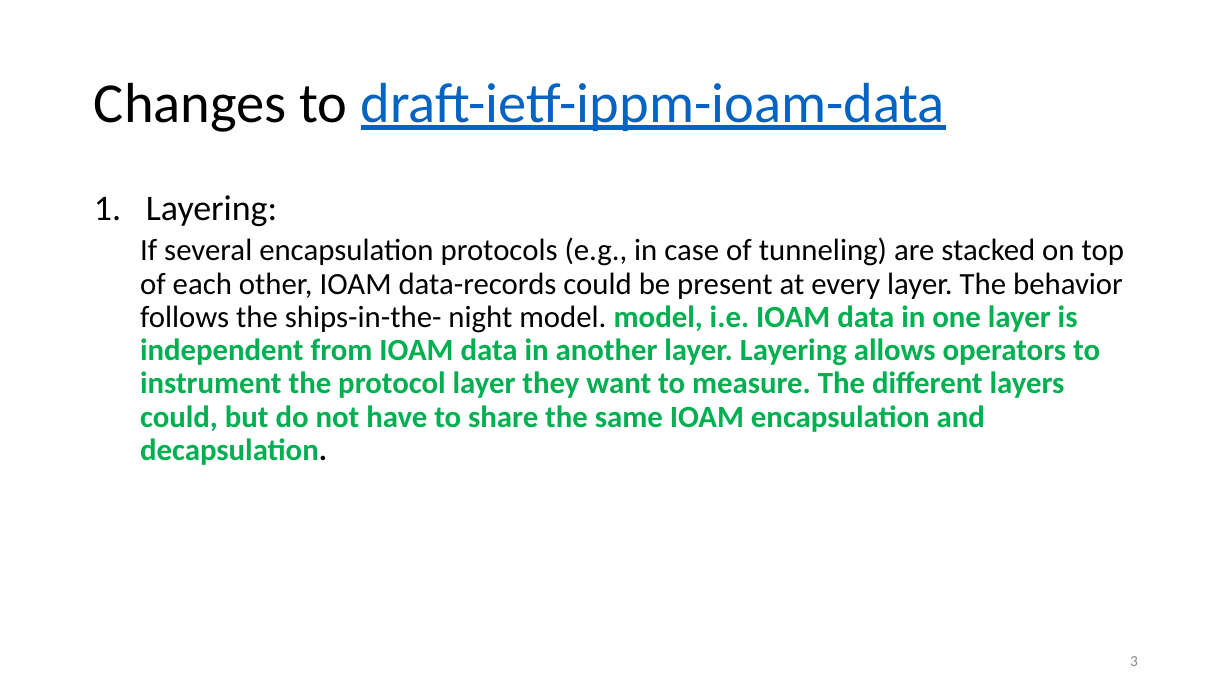
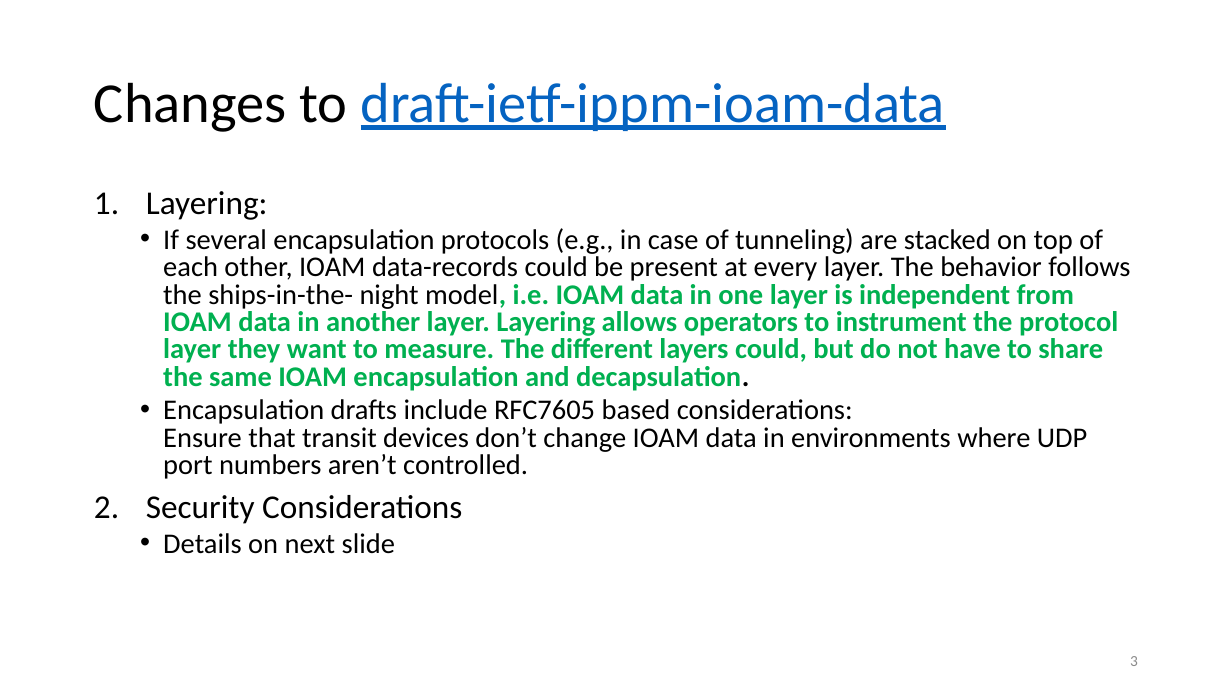
Before and after one commit to inband-oam/ietf, a slide deck: slide 3 of presentations/ioam-ippm-ietf102.pptx. Drawn at 1232x693 pixels with LibreOffice and Linux fonts; fonts in the diff are those of the drawing. Boxes give left, top, right and bottom in pixels: in the first picture for what was removed or moved away, otherwise in the second. Text is boxed around its words. In the diff, an @@ line names an element or a change of style, - is before the commit and + after.

Commit message:
With Frank's and Tal's updates

```diff
--- a/presentations/ioam-ippm-ietf102.pptx
+++ b/presentations/ioam-ippm-ietf102.pptx
@@ text at [146, 191, 268, 220]: size 28 to 25.9 pt in "Layering:"; line spacing 0.9 to 0.8 @@
@@ text at [146, 228, 1130, 554]: text changed; size 24 to 22.2 pt; text colour #00B050 to #000000; bold off @@
-  If several encapsulation protocols (e.g., in case of tunneling) are stacked on top of each other, IOAM data-records could be present at every layer. The behavior follows the ships-in-the- night model. model, i.e. IOAM data in one layer is independent from IOAM data in another layer. Layering allows operators to instrument the protocol layer they want to measure. The different layers could, but do not have to share the same IOAM encapsulation and decapsulation.
+  • If several encapsulation protocols (e.g., in case of tunneling) are stacked on top of each other, IOAM data-records could be present at every layer. The behavior follows the ships-in-the- night model, i.e. IOAM data in one layer is independent from IOAM data in another layer. Layering allows operators to instrument the protocol layer they want to measure. The different layers could, but do not have to share the same IOAM encapsulation and decapsulation.
+  • Encapsulation drafts include RFC7605 based considerations:
+    Ensure that transit devices don’t change IOAM data in environments where UDP port numbers aren’t controlled.
+2. Security Considerations
+  • Details on next slide
```
